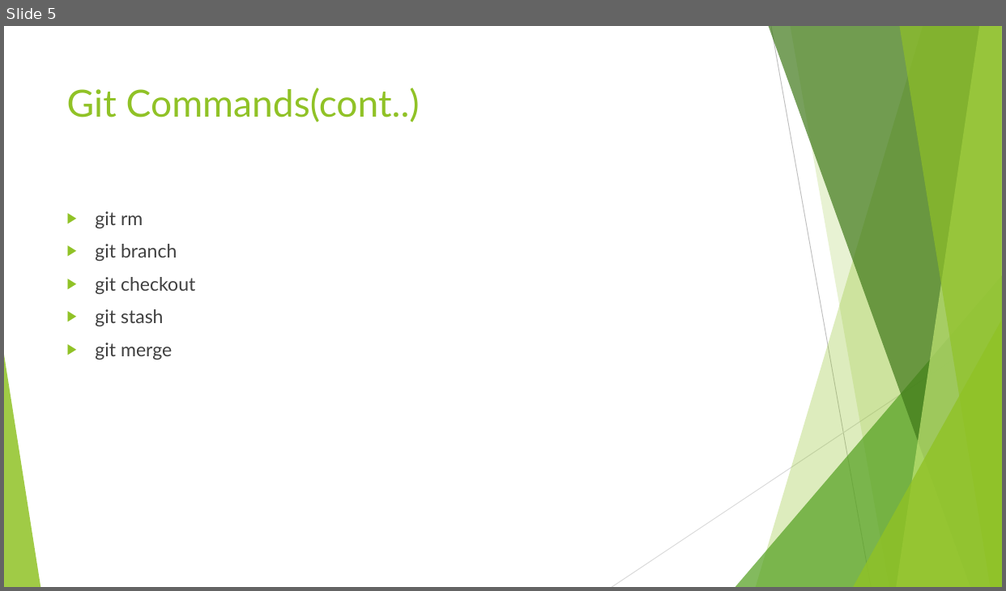
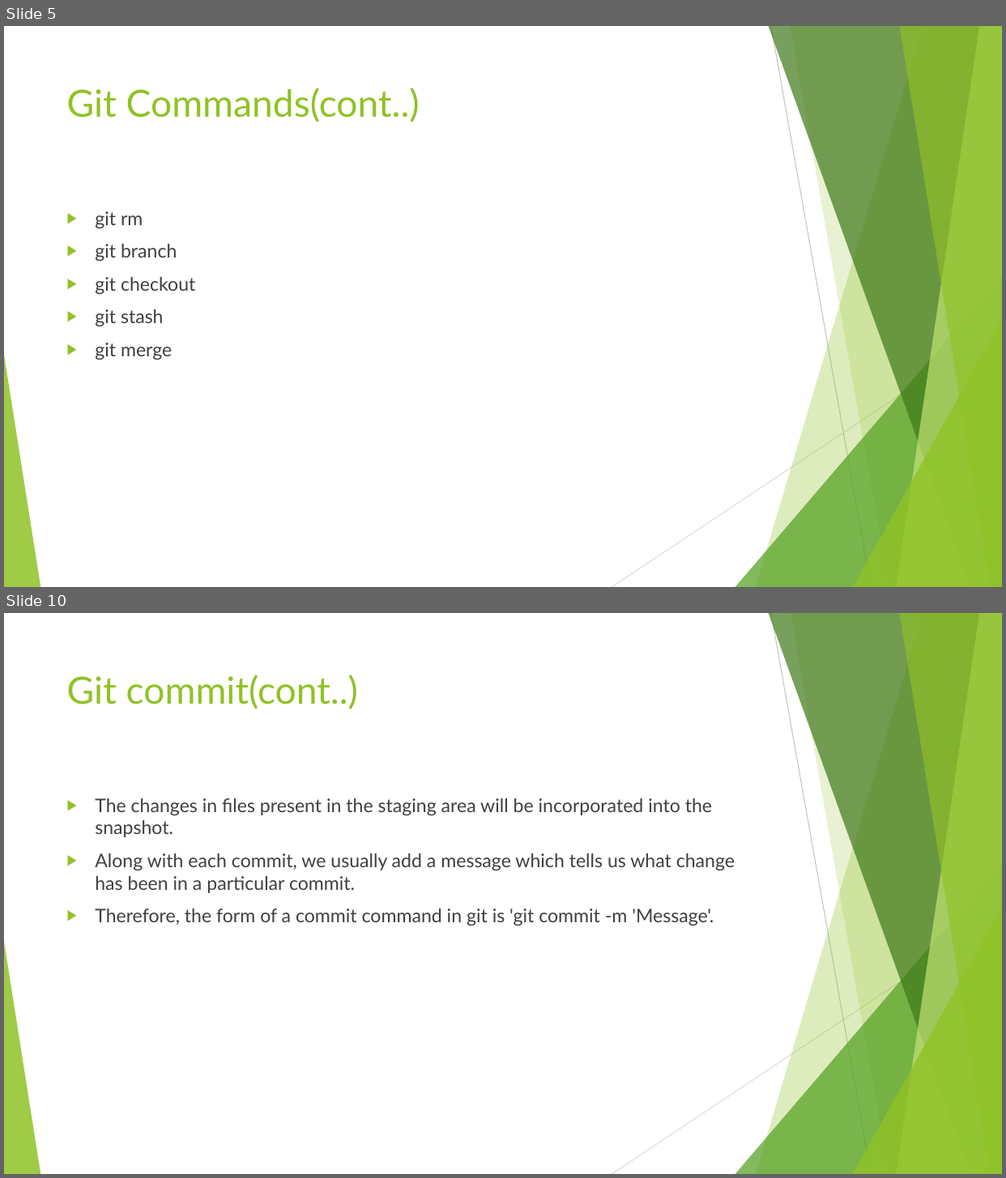
Before and after one commit to Gautam0401/My-Repo, a slide deck: GIT.pptx. Shown one above the other, each under a label of ours: slide 5 before the commit, slides 5 and 10 after it; the slides between them are not shown. The pictures are 1006x591 and 1006x1178 pixels, drawn with LibreOffice and Linux fonts; fonts in the diff are those of the drawing. Boxes give left, top, right and bottom in pixels: in the first picture for what was removed or moved away, otherwise in the second. Text is boxed around its words. In the diff, an @@ line names an element or a change of style, - is before the commit and + after.

```diff
--- a/GIT.pptx
+++ b/GIT.pptx
@@ slide 10 added at box(4, 613, 1002, 1174), background #FFFFFF; not listed: 10 template elements that a slide beside it also shows @@
@@ title added at box(67, 675, 358, 709), 36 pt, text #90C226 @@
+Git commit(cont..)
@@ text added at box(95, 798, 735, 926), 18 pt, text #404040 @@
+▶ The changes in files present in the staging area will be incorporated into the snapshot.
+▶ Along with each commit, we usually add a message which tells us what change has been in a particular commit.
+▶ Therefore, the form of a commit command in git is 'git commit -m 'Message'.
```
Also in this commit, not shown: 1 slide changed, 4 other slides added, 2 slides removed.
